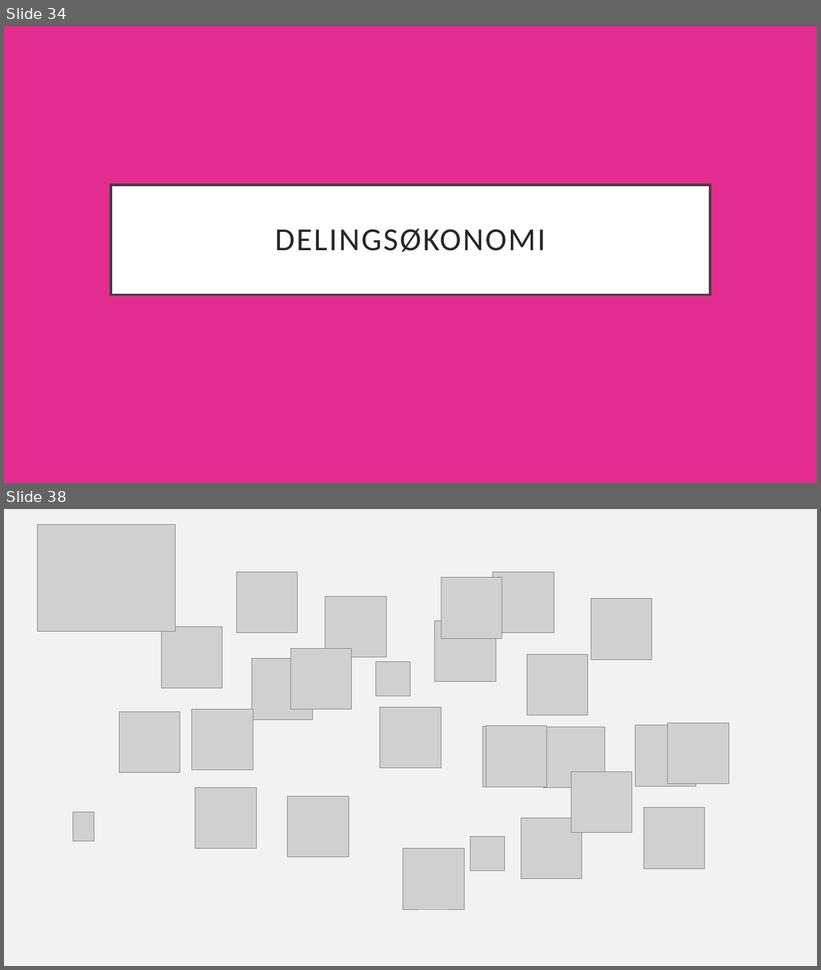
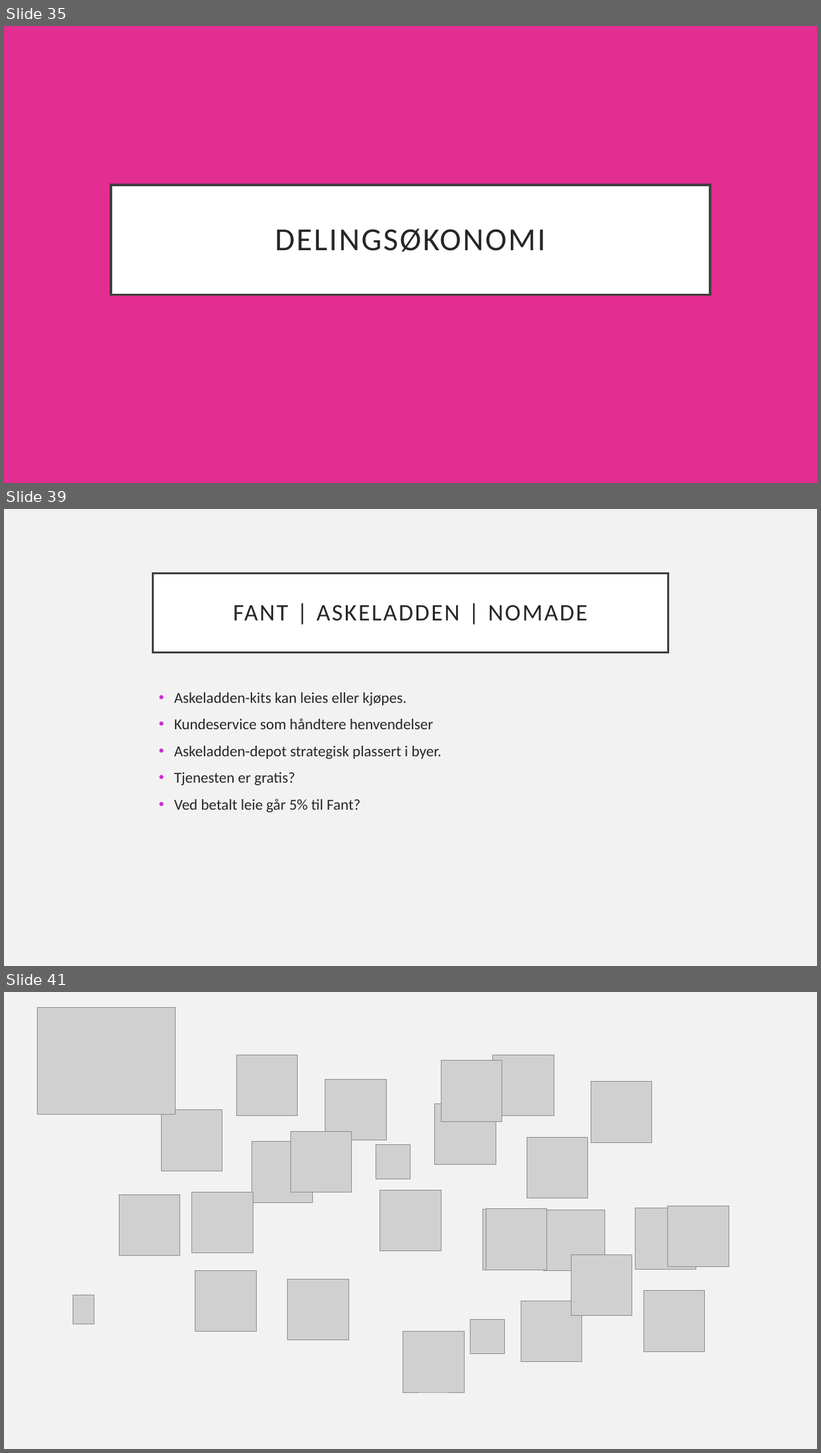
Before and after one commit to knowit/fant, a slide deck: doc/konsept/Fant-.pptx. Shown one above the other, each under a label of ours: slides 34 and 38 before the commit, slides 35, 39 and 41 after it; the slides between them are not shown. The pictures are 821x970 and 821x1453 pixels, drawn with LibreOffice and Linux fonts; fonts in the diff are those of the drawing; grey boxes stand for pictures. Boxes give left, top, right and bottom in pixels: in the first picture for what was removed or moved away, otherwise in the second. Text is boxed around its words. In the diff, an @@ line names an element or a change of style, - is before the commit and + after.

```diff
--- a/doc/konsept/Fant-.pptx
+++ b/doc/konsept/Fant-.pptx
@@ slide 39 added at (4,509,817,966), background #F2F2F2 @@
@@ title added at (153,573,668,652), fill #FFFFFF, outline #404040 2.5 pt, 28 pt, text #262626 @@
+FANT | ASKELADDEN | NOMADE
@@ text added at (174,692,442,813), 18 pt, text #262626 @@
+• Askeladden-kits kan leies eller kjøpes.
+• Kundeservice som håndtere henvendelser
+• Askeladden-depot strategisk plassert i byer.
+• Tjenesten er gratis?
+• Ved betalt leie går 5% til Fant?
@@ what was slide 34 is now slide 35 @@
@@ what was slide 38 is now slide 41 @@
```
Also in this commit, not shown: 6 slides changed, 2 other slides added.
